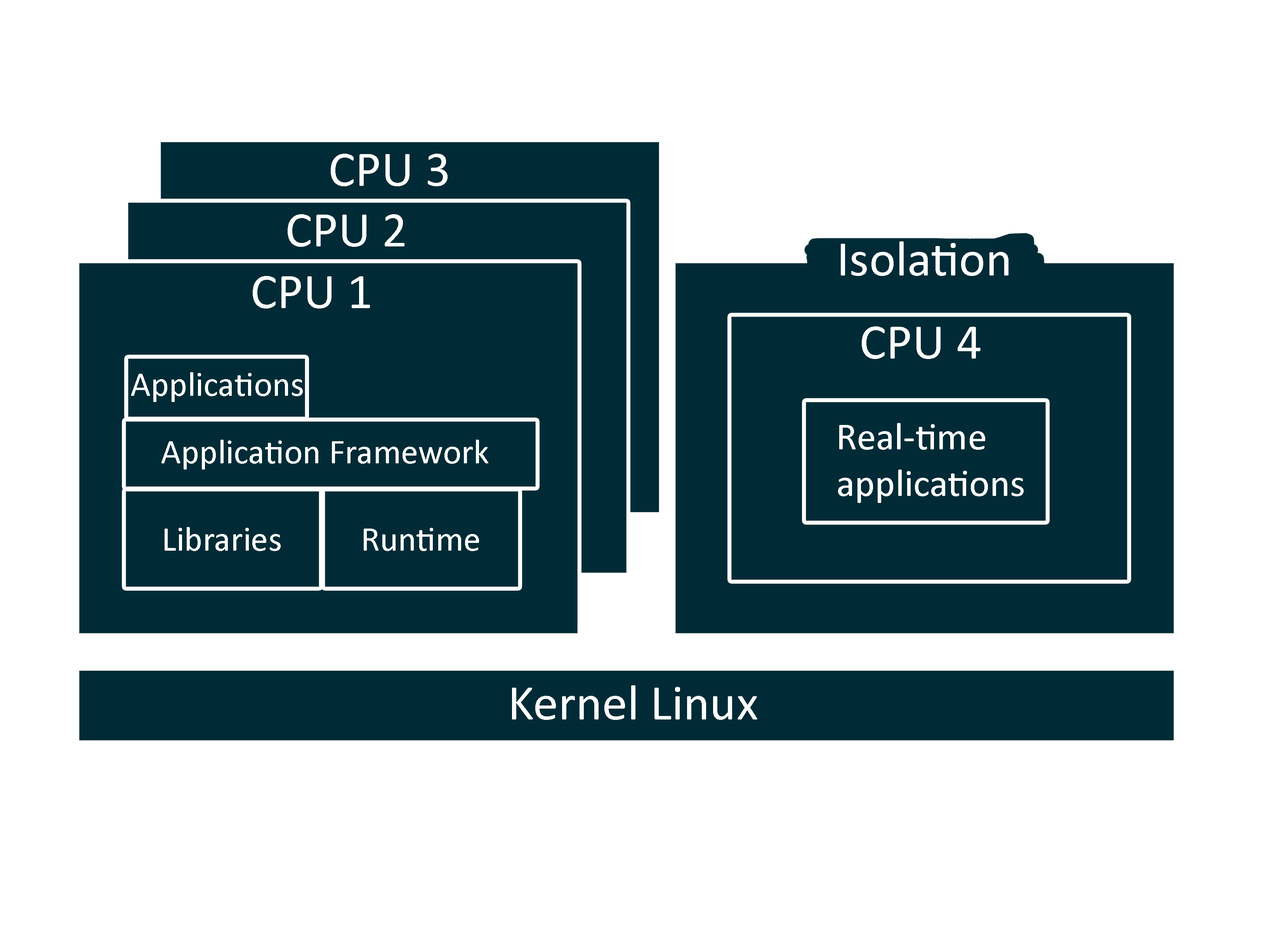
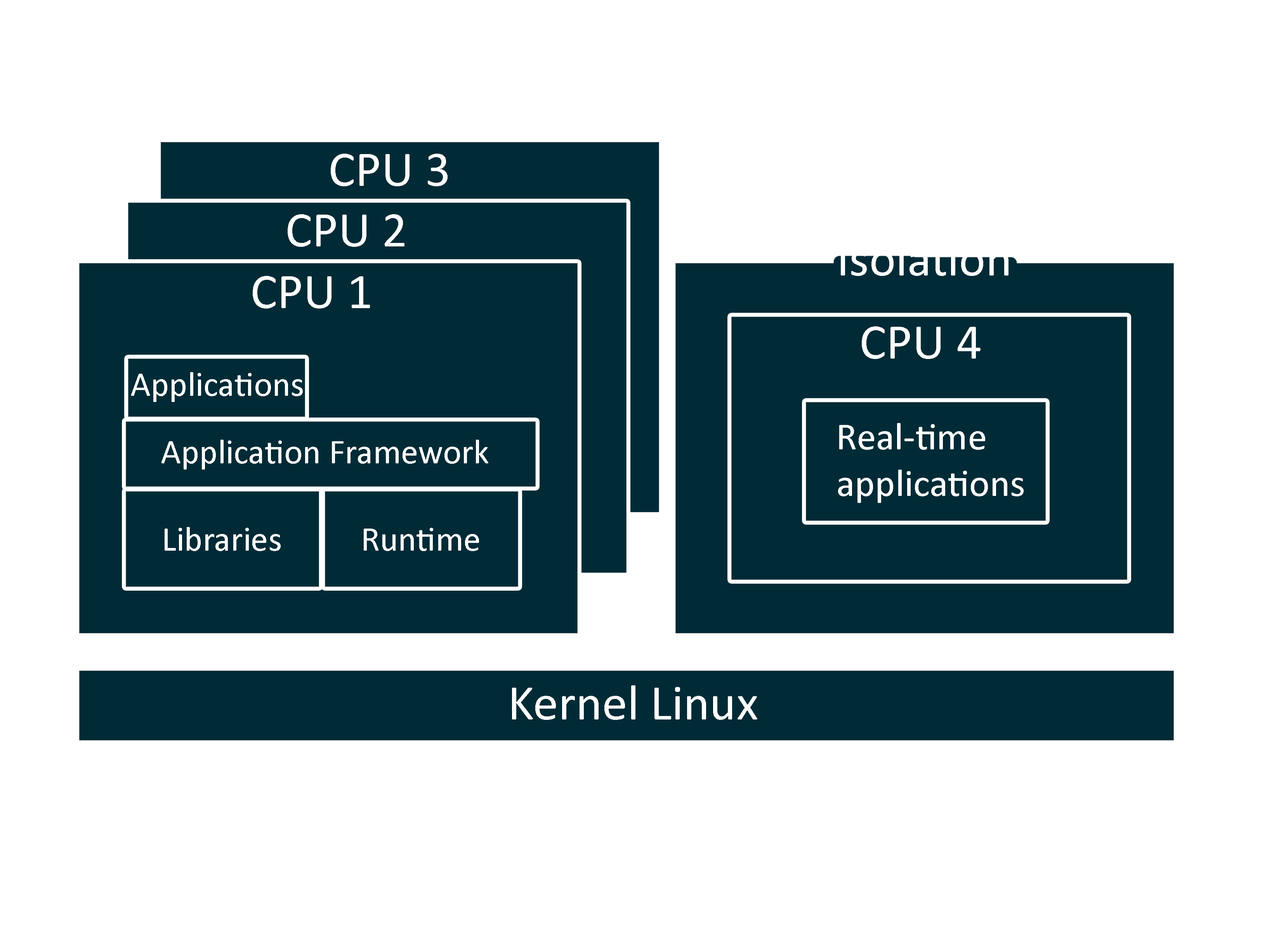
Before/after of a 1267×950 layered artwork. What changed in the layer stack:
removed layer "Forma 1" over [803, 232, 1046, 264]
painted on "Runtime" over [832, 255, 1018, 264]
